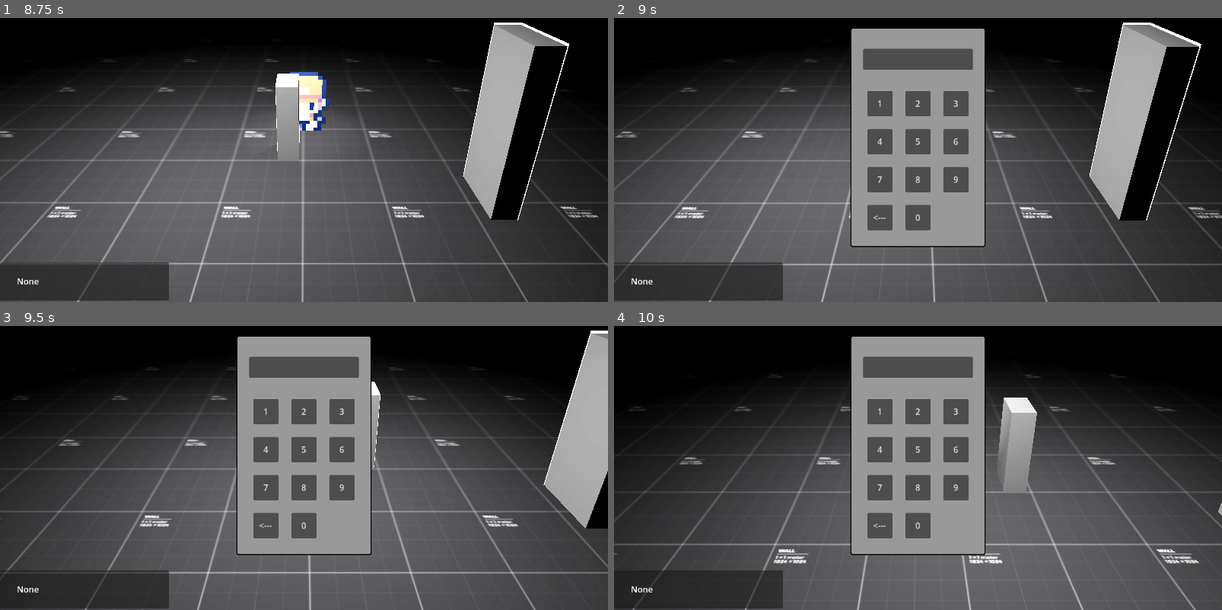
Above: before the commit, frames 1-4 (two rows, left to right).
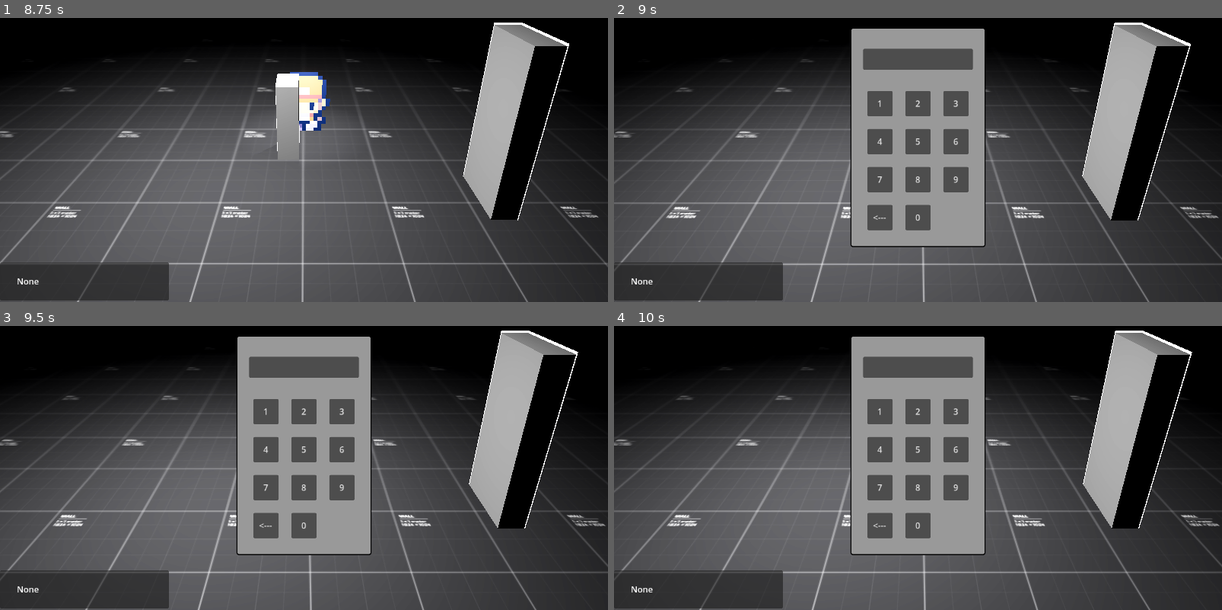
Above: after the commit, the same moments.

Repository: ketzzz-dev/dev-con-project
Game: Godot game, scene res://scenes/world/levels/test.tscn
Same seed, same stepped clock (60 frames per second), same inputs: the game is played once before the commit and once after it.
Inputs:
- Up to frame 1 (8.75 s): tap Enter (ui_accept) at 0.5, 0.77, 1.52, 3.02, 3.77, 4.52, 6.02, 6.77, 7.52 s; hold F (interact) 0.53-1.28 s; hold W (move_up) 0.53-2.03 s; tap F (interact) every 1.5 s from 1.35 to 7.35 s; hold F (interact) 2.03-2.78 s; hold A (move_left) 2.03-3.53 s; hold S (move_down) 3.53-4.28 s; hold F (interact) 3.53-4.28 s; hold D (move_right) 4.28-5.03 s; hold W (move_up) 5.03-5.78 s; hold F (interact) 5.03-5.78 s; hold D (move_right) 5.78-8.03 s; hold F (interact) 6.53-7.28 s; hold S (move_down) from 8.03 s (still down); hold F (interact) from 8.03 s (still down)
- Up to frame 2 (9 s): release S (move_down) at 8.78 s; release F (interact) at 8.78 s; hold A (move_left) from 8.78 s (still down); tap F (interact) at 8.85 s
- Up to frame 3 (9.5 s): keep holding A (move_left); tap Enter (ui_accept) at 9.02 s
- Up to frame 4 (10 s): release A (move_left) at 9.53 s; hold W (move_up) from 9.53 s (still down); hold F (interact) from 9.53 s (still down); tap Enter (ui_accept) at 9.77 s

Frame 1 is identical in both runs. In frame 2, 5.7% of the frame differs, in the area x 0-100%, y 1-100%; in frame 3, 15%; in frame 4, 38%.

Commit message:
added gamestate singleton, made player freeze when on keypad

Diff:
--- a/project.godot
+++ b/project.godot
@@ -20,6 +20,7 @@
 
 DialogueManager="*res://scripts/core/autoloads/dialogue_manager.gd"
 SignalBus="*res://scripts/core/autoloads/signal_bus.gd"
+GameState="*res://scripts/core/autoloads/game_state.gd"
 
 [dotnet]
 
--- a/scenes/ui/components/door_fade.tscn
+++ b/scenes/ui/components/door_fade.tscn
@@ -14,6 +14,7 @@
 anchor_bottom = 1.0
 grow_horizontal = 2
 grow_vertical = 2
+mouse_filter = 2
 
 [node name="fade" type="TextureRect" parent="."]
 layout_mode = 1
--- a/scenes/world/levels/test.tscn
+++ b/scenes/world/levels/test.tscn
@@ -97,18 +97,18 @@
 spot_range = 12.0
 spot_angle = 74.6
 
-[node name="SuzukaItem" parent="." instance=ExtResource("6_ts6ll")]
-transform = Transform3D(1, 0, 0, 0, 1, 0, 0, 0, 1, 60.0083, 0.5, 0)
+[node name="Keypad" parent="." node_paths=PackedStringArray("attached_door") instance=ExtResource("7_h18i7")]
+transform = Transform3D(1, 0, 0, 0, 1, 0, 0, 0, 1, 30.7904, 0, -1.2761)
+pass_code = "3135"
+attached_door = NodePath("../Door")
 
 [node name="Door" parent="." node_paths=PackedStringArray("new_pos_node") instance=ExtResource("8_dk5ks")]
 transform = Transform3D(1, 0, 0, 0, 1, 0, 0, 0, 1, 33.2911, 0.95, -0.124549)
 is_locked = true
 new_pos_node = NodePath("../NewPos")
 
-[node name="Keypad" parent="." node_paths=PackedStringArray("attached_door") instance=ExtResource("7_h18i7")]
-transform = Transform3D(1, 0, 0, 0, 1, 0, 0, 0, 1, 30.7904, 0, -1.2761)
-pass_code = "3135"
-attached_door = NodePath("../Door")
+[node name="NewPos" type="Node3D" parent="."]
+transform = Transform3D(1, 0, 0, 0, 1, 0, 0, 0, 1, 55.291, 0, -0.125)
 
-[node name="NewPos" type="Node3D" parent="."]
-transform = Transform3D(1, 0, 0, 0, 1, 0, 0, 0, 1, 55.2911, 0.85, -0.124549)
+[node name="SuzukaItem" parent="." instance=ExtResource("6_ts6ll")]
+transform = Transform3D(1, 0, 0, 0, 1, 0, 0, 0, 1, 60.0053, 0.57, -0.0290567)
--- a/scenes/world/prefabs/suzuka_item.tscn
+++ b/scenes/world/prefabs/suzuka_item.tscn
@@ -7,7 +7,7 @@
 radius = 0.240319
 height = 1.26626
 
-[node name="StaticBody3D" type="StaticBody3D"]
+[node name="SuzukaItem" type="StaticBody3D"]
 
 [node name="Sprite" type="Sprite3D" parent="."]
 pixel_size = 0.001
--- /dev/null
+++ b/scripts/core/autoloads/game_state.gd
@@ -0,0 +1,3 @@
+extends Node
+
+var freeze_player: bool
--- a/scripts/entities/player/player_movement.gd
+++ b/scripts/entities/player/player_movement.gd
@@ -9,7 +9,7 @@
 var input_direction := Vector2.ZERO
 
 func _process(_delta: float) -> void:
-	if DialogueManager.is_active:
+	if DialogueManager.is_active or GameState.freeze_player:
 		input_direction = Vector2.ZERO
 	else:
 		input_direction = Input.get_vector("move_left", "move_right", "move_up", "move_down")
--- a/scripts/ui/keypad_ui.gd
+++ b/scripts/ui/keypad_ui.gd
@@ -22,6 +22,7 @@
 func start_keypad_ui(keypad: Keypad) -> void:
 	current_keypad = keypad
 	get_parent().visible = true
+	GameState.freeze_player = true
 
 	pass
 
@@ -34,6 +35,8 @@
 
 	current_keypad = null
 	get_parent().visible = false
+
+	GameState.freeze_player = false
 
 	pass
 
Not shown, added: scripts/core/autoloads/game_state.gd.uid
